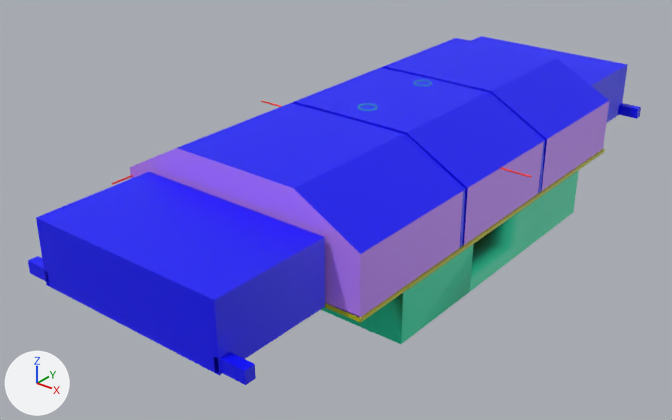
A saved change to the FBX model ForkliftFrenzy/Assets/NewModels/Map/Map/map.fbx.
One viewpoint serves both versions: a 50 mm camera at (103.4, -144.6, 80.6) aimed at (-6.3, -7.5, -4.4). Arrows for +X, +Y and +Z are at lower left; the lights stay in place. Where no turn or scale is listed for an object, it has been applied to the vertices.

In view in the first picture: 'map:Basement', 'map:Cavity1', 'map:pPipe13', 'map:pPipe9', 'map:polySurface19'.
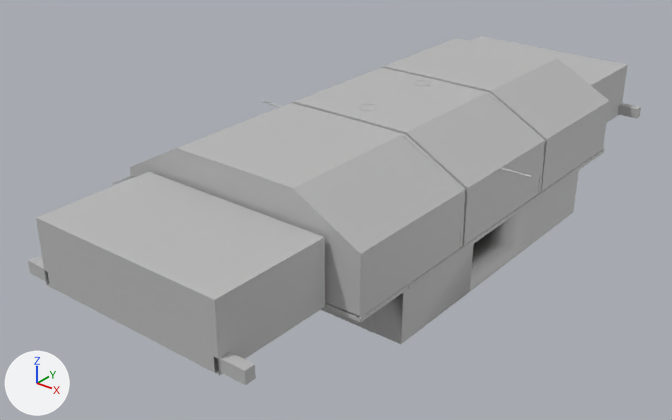
Changed parts and their boxes (x1, y1, x2, y2) in the pictures (672 x 420 px):
'map:polySurface19', recoloured (blue to grey)
    both: (28, 36, 641, 385)
'map:Basement', recoloured
    both: (321, 170, 579, 344)
'map:Cavity1', recoloured (yellow to grey)
    both: (325, 149, 605, 323)
'map:Cavity', recoloured
    both: (368, 305, 403, 332)
'map:pPipe13', recoloured
    both: (358, 104, 377, 111)
'map:pPipe9', recoloured
    both: (414, 80, 432, 86)

The edits, one by one:
Material 'map:Map_Warehouse002' (mat_map_map_warehouse002) changes colour from cyan #00d8a4 to grey #bcbcbc; in linear values from (0.0, 0.687, 0.37) to (0.5, 0.5, 0.5).
Material 'map:Map_Warehouse003' (mat_map_map_warehouse003) changes colour from yellow #b5bc00 to grey #bcbcbc; in linear values from (0.462, 0.5, 0.0) to (0.5, 0.5, 0.5).
Material 'map:Map_Warehouse001' (mat_map_map_warehouse001) changes colour from blue #0000ff to grey #bcbcbc; in linear values from (0.0, 0.0, 1.0) to (0.5, 0.5, 0.5).
Material 'map:Map_Warehouse004' (mat_map_map_warehouse004) changes colour from purple #c086ff to grey #bcbcbc; in linear values from (0.53, 0.237, 1.0) to (0.5, 0.5, 0.5).
